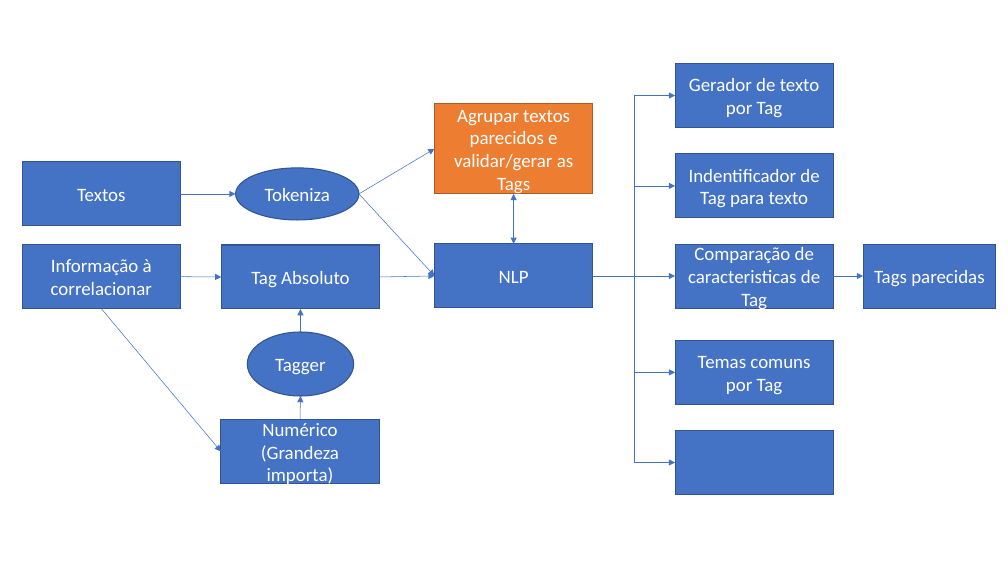
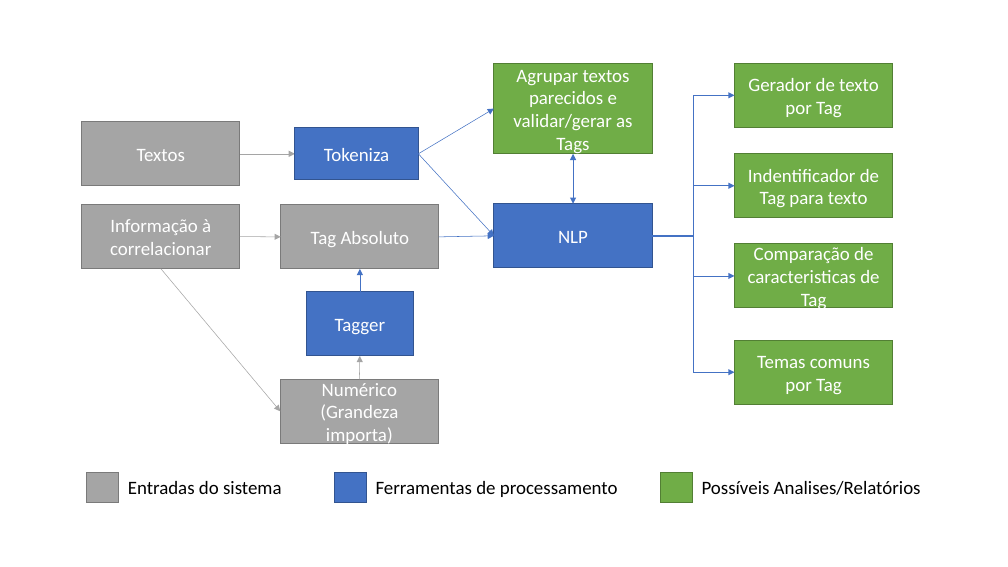
Before and after one commit to edufm/Text_Tagger, a slide deck: slide 3 of doc/Proposta.pptx. Drawn at 1008x567 pixels with LibreOffice and Linux fonts; fonts in the diff are those of the drawing. Boxes give left, top, right and bottom in pixels: in the first picture for what was removed or moved away, otherwise in the second. Text is boxed around its words. In the diff, an @@ line names an element or a change of style, - is before the commit and + after.

```diff
--- a/doc/Proposta.pptx
+++ b/doc/Proposta.pptx
@@ rectangle "Agrupar textos parecidos e validar/gerar ..." at box(494, 64, 652, 154): fill #ED7D31 to #70AD47; outline #AF5C24 1 pt to #538035 1 pt @@
@@ elbow arrow moved from (593, 276) - (675, 95) to (653, 236) - (735, 95) @@
@@ rectangle "Tokeniza" at box(295, 128, 418, 180): ellipse to rectangle @@
@@ arrow (240, 154) - (295, 154): stroke #4472C4 0.5 pt to #A5A5A5 0.5 pt @@
@@ 4 rectangles: place and size @@
-4 rectangles at box(675, 64, 833, 405)
+4 rectangles at box(735, 64, 893, 405)
@@ fill #4472C4 to #70AD47; outline #325491 1 pt to #538035 1 pt in 4 elements at box(735, 64, 893, 128), box(735, 244, 893, 309), box(735, 340, 893, 405), box(735, 154, 893, 218) @@
@@ elbow arrow moved from (593, 276) - (675, 186) to (653, 236) - (735, 186) @@
@@ arrow (240, 237) - (281, 237): stroke #4472C4 0.5 pt to #A5A5A5 0.5 pt @@
@@ elbow arrow moved from (593, 276) - (675, 373) to (653, 236) - (735, 372) @@
@@ elbow arrow moved from (593, 276) - (675, 276) to (653, 236) - (735, 276) @@
@@ arrow (161, 268) - (281, 411): stroke #4472C4 0.5 pt to #A5A5A5 0.5 pt @@
@@ rectangle removed at box(864, 244, 996, 309) @@
-Tags parecidas
@@ rectangle "Tagger" at box(307, 292, 414, 356): ellipse to rectangle @@
@@ elbow arrow removed from (593, 276) to (675, 463) @@
@@ arrow removed from (833, 276) to (864, 276) @@
@@ 8 rectangles, 8 arrows, 1 double arrow: place and size @@
-8 rectangles, 8 arrows, 1 double arrow at box(23, 104, 593, 484)
+8 rectangles, 8 arrows, 1 double arrow at box(82, 64, 652, 444)
@@ arrow (359, 380) - (360, 356): stroke #4472C4 0.5 pt to #A5A5A5 0.5 pt @@
@@ fill #4472C4 to #A5A5A5; outline #325491 1 pt to #7A7A7A 1 pt in 4 elements at box(82, 122, 240, 186), box(82, 205, 240, 269), box(281, 205, 439, 269), box(281, 380, 439, 444) @@
@@ rectangle removed at box(675, 430, 833, 495) @@
@@ rectangle added at box(87, 473, 119, 503), fill #A5A5A5, outline #7A7A7A 1 pt @@
@@ rectangle added at box(335, 473, 367, 503), fill #4472C4, outline #325491 1 pt @@
@@ rectangle added at box(661, 473, 693, 503), fill #70AD47, outline #538035 1 pt @@
@@ text added at box(128, 481, 282, 494), 18 pt, text #000000 @@
+Entradas do sistema
@@ text added at box(376, 481, 618, 497), 18 pt, text #000000 @@
+Ferramentas de processamento
@@ text added at box(702, 481, 921, 495), 18 pt, text #000000 @@
+Possíveis Analises/Relatórios
```
Also in this commit, not shown: 2 slides added, 1 slide removed, 2 other files.
